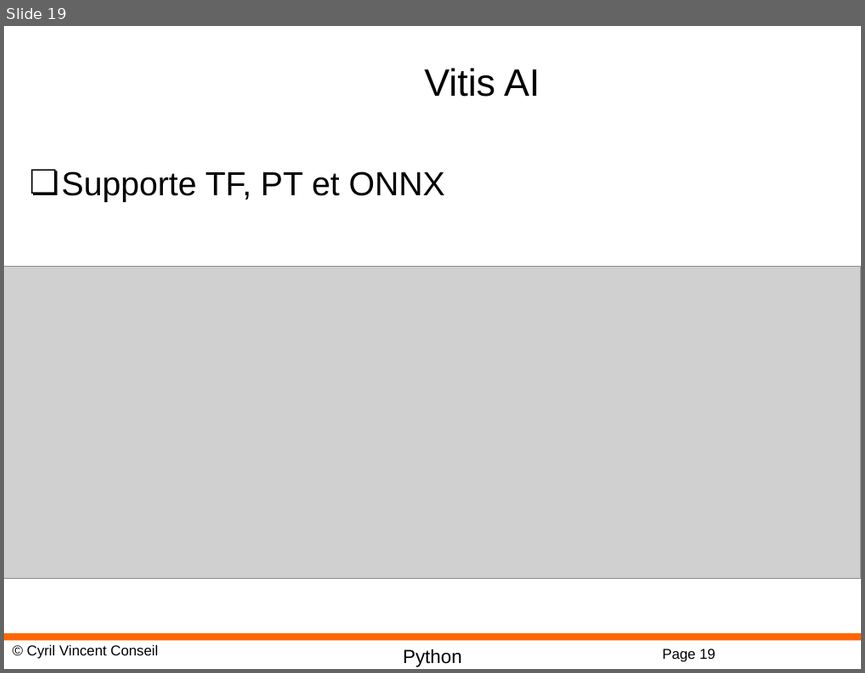
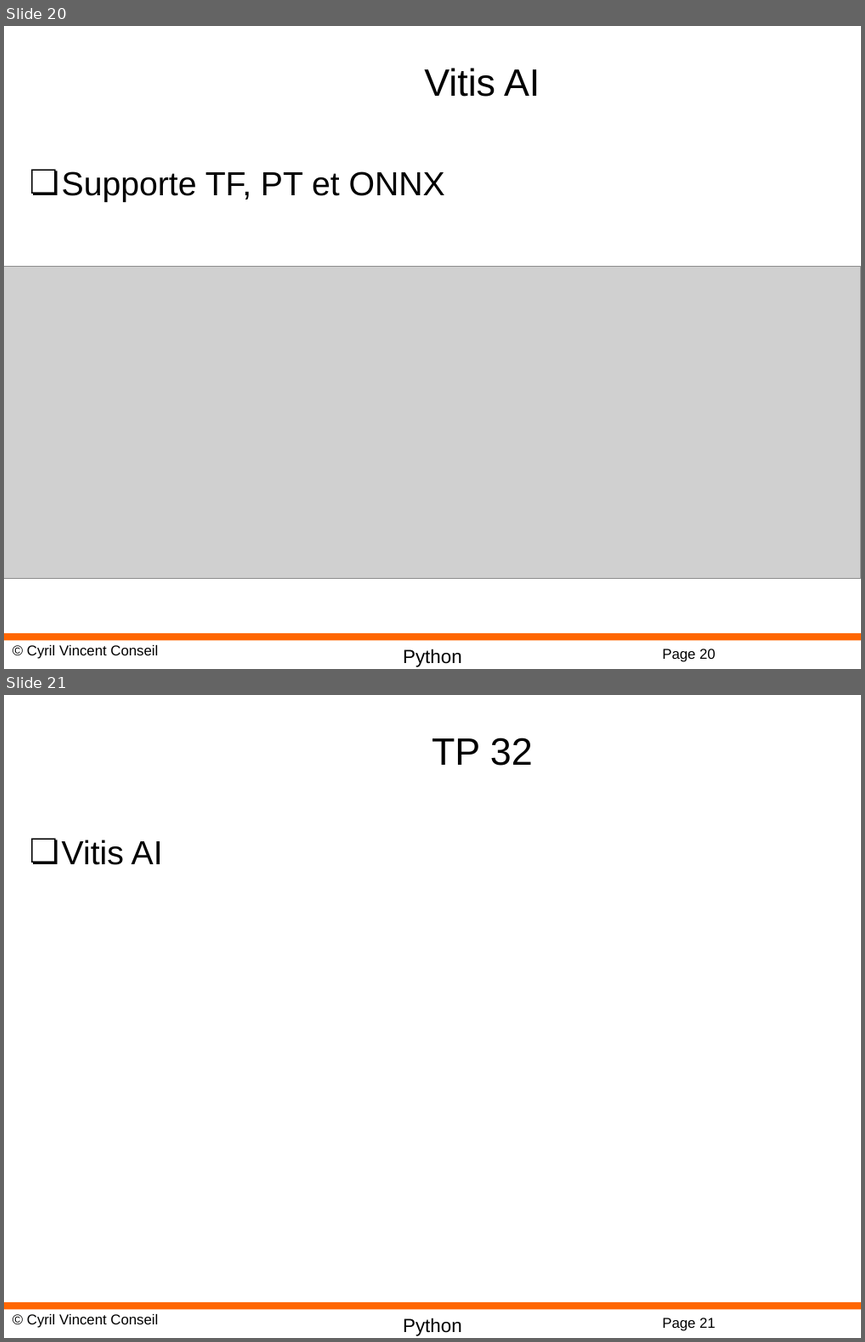
Before and after one commit to cyrilvincent/iot-ai, a slide deck: ppt/IoTAI31-FPGA.pptx. Shown one above the other, each under a label of ours: slide 19 before the commit, slides 20 and 21 after it. The pictures are 865x673 and 865x1342 pixels, drawn with LibreOffice and Linux fonts; fonts in the diff are those of the drawing; grey boxes stand for pictures; background and template pictures are left out. Boxes give left, top, right and bottom in pixels: in the first picture for what was removed or moved away, otherwise in the second. Text is boxed around its words. In the diff, an @@ line names an element or a change of style, - is before the commit and + after.

Commit message:
vitis

```diff
--- a/ppt/IoTAI31-FPGA.pptx
+++ b/ppt/IoTAI31-FPGA.pptx
@@ slide 21 added at box(4, 695, 861, 1338), background #FFFFFF; not listed: 4 template elements that a slide beside it also shows @@
@@ title added at box(432, 737, 533, 766), 32 pt, text #000000 @@
+TP 32
@@ text added at box(62, 839, 163, 865), 28 pt, text #000000 @@
+❏ Vitis AI
@@ what was slide 19 is now slide 20 @@
@@ page number at box(662, 648, 715, 662): text changed @@
-Page 19
+Page 20
```
Also in this commit, not shown: 1 slide changed, 4 slides removed, 2 other files.
